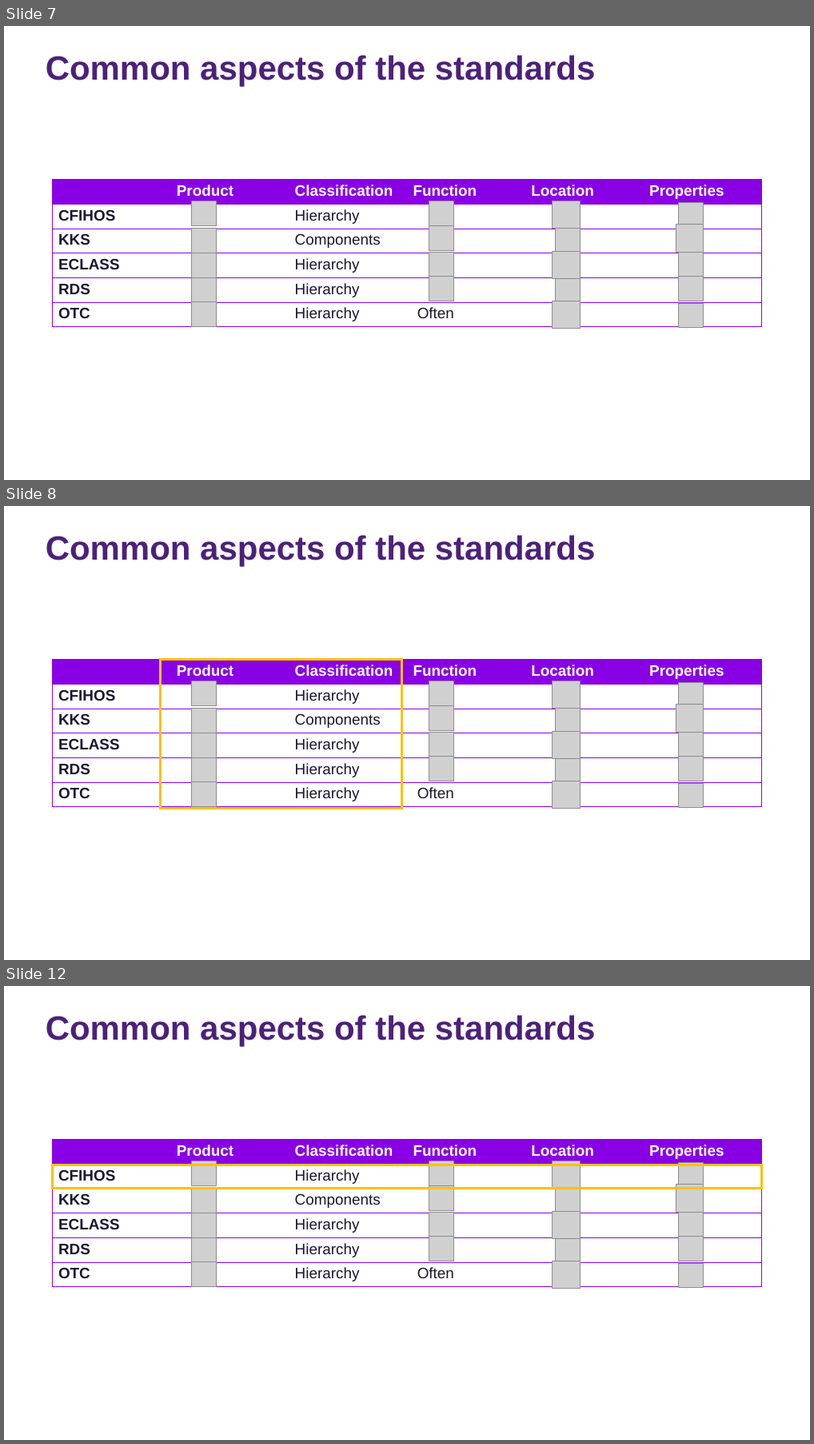
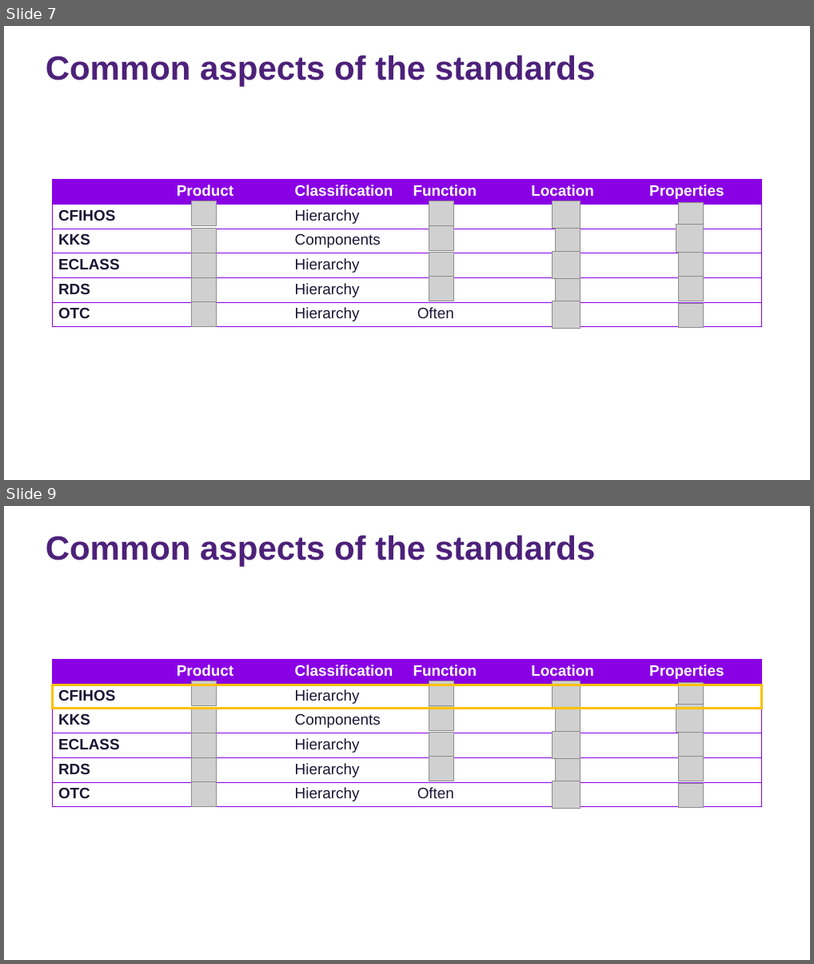
Before and after one commit to tecnomod-um/cfihos, a slide deck: docs/cfihos-ontology.pptx. Shown one above the other, each under a label of ours: slides 7, 8 and 12 before the commit, slides 7 and 9 after it; the slides between them are not shown. The pictures are 814x1444 and 814x964 pixels, drawn with LibreOffice and Linux fonts; fonts in the diff are those of the drawing; grey boxes stand for pictures. Boxes give left, top, right and bottom in pixels: in the first picture for what was removed or moved away, otherwise in the second. Text is boxed around its words. In the diff, an @@ line names an element or a change of style, - is before the commit and + after.

```diff
--- a/docs/cfihos-ontology.pptx
+++ b/docs/cfihos-ontology.pptx
@@ slide 8 removed at [4, 506, 810, 960], background #FFFFFF @@
@@ title removed at [46, 535, 596, 567] @@
-Common aspects of the standards
@@ table removed at [52, 659, 764, 806], 6 rows, 6 columns @@
- | Product | Classification | Function | Location | Properties
-CFIHOS |  | Hierarchy |  |  | 
-KKS |  | Components |  |  | 
-ECLASS |  | Hierarchy |  |  | 
-RDS |  | Hierarchy |  |  | 
-OTC |  | Hierarchy | Often |  | 
@@ rectangle removed at [161, 659, 402, 808] @@
@@ picture removed at [191, 681, 216, 706] @@
@@ picture removed at [430, 681, 454, 706] @@
@@ picture removed at [553, 681, 581, 708] @@
@@ picture removed at [679, 683, 704, 708] @@
@@ picture removed at [191, 708, 216, 733] @@
@@ picture removed at [430, 706, 454, 731] @@
@@ picture removed at [556, 708, 581, 732] @@
@@ picture removed at [676, 704, 704, 732] @@
@@ picture removed at [191, 733, 216, 758] @@
@@ picture removed at [430, 732, 454, 756] @@
@@ picture removed at [553, 731, 581, 759] @@
@@ picture removed at [679, 732, 704, 756] @@
@@ picture removed at [191, 758, 216, 783] @@
@@ picture removed at [430, 756, 454, 781] @@
@@ picture removed at [556, 756, 581, 781] @@
@@ picture removed at [679, 756, 704, 781] @@
@@ picture removed at [191, 782, 216, 807] @@
@@ picture removed at [553, 780, 581, 808] @@
@@ picture removed at [679, 783, 704, 808] @@
@@ what was slide 12 is now slide 9 @@
```
Also in this commit, not shown: 2 slides changed, 2 slides added, 15 other slides removed, 4 other files.
